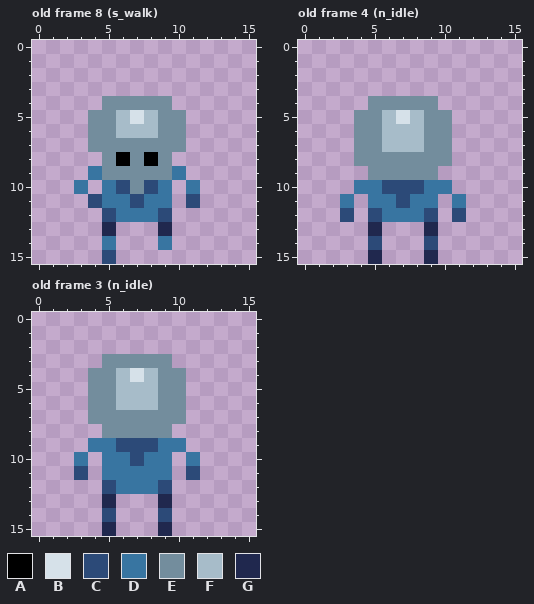
Edited in one commit: pixel-art file (Assets/Sprites/Player/player.aseprite). Above, as it was before the edit.
16x16 pixels, 13 frames. Shown: old frame 8 (s_walk), old frame 4 (n_idle), old frame 3 (n_idle). The commit also changed other frames, which this record leaves out.
Palette (. is transparent): A #000000  B #d6e1e9  C #2c4a78  D #3875a1  E #738d9d  F #a7bcc9  G #20284e
Pixels before, old frame 8 (s_walk), first column x 3:
 4 ..EEEEE..
 5 .EEFBFEE.
 6 .EEFFFEE.
 7 .EEEEEEE.
 8 ..EAEAE..
 9 .DEEEEED.
10 D.DCECD.D
11 .CDDCDD.C
12 ..CDDDC..
13 ..G...G..
14 ..D...D..
15 ..C......
Pixels before, old frame 4 (n_idle), first column x 3:
 4 ..EEEEE..
 5 .EEFBFEE.
 6 .EEFFFEE.
 7 .EEFFFEE.
 8 .EEEEEEE.
 9 ..EEEEE..
10 .DDCCCDD.
11 D.DDCDD.D
12 C.CDDDC.C
13 ..G...G..
14 ..C...C..
15 ..G...G..
Pixels before, old frame 3 (n_idle), first column x 3:
 3 ..EEEEE..
 4 .EEFBFEE.
 5 .EEFFFEE.
 6 .EEFFFEE.
 7 .EEEEEEE.
 8 ..EEEEE..
 9 .DDCCCDD.
10 D.DDCDD.D
11 C.DDDDD.C
12 ..CDDDC..
13 ..G...G..
14 ..C...C..
15 ..G...G..
After the commit:
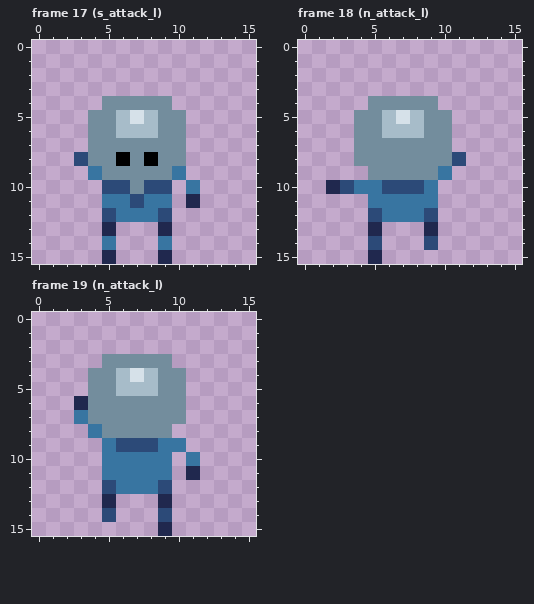
A new or re-ordered frame is compared with the old frame closest to it.
Difference:
frames 13 -> 27
Frame 17 (s_attack_l) is new; against old frame 8 (s_walk):
Colour C is added in row 8 at x 3.
Colour C replaces colour D in row 10 at x 5 and 9.
Colour E is added in row 8 at x 4 and 10.
Colour G is added in row 15 at x 9.
Colour G replaces colour C in row 11 at x 11; in row 15 at x 5.
Colour C is removed in row 11 at x 4.
Colour D is removed in row 10 at x 3.
Frame 18 (n_attack_l) is new; against old frame 4 (n_idle):
Colour C is added in row 8 at x 11; in row 10 at x 3.
Colour D is added in row 9 at x 10.
Colour D replaces colour C in row 11 at x 7.
Colour E replaces colour F in row 7 at x 6 to 8.
Colour G is added in row 10 at x 2.
Colour C is removed in row 12 at x 3 and 11.
Colour D is removed in row 10 at x 10; in row 11 at x 3 and 11.
Colour G is removed in row 15 at x 9.
Frame 19 (n_attack_l) is new; against old frame 3 (n_idle):
Colour D is added in row 7 at x 3; in row 8 at x 4.
Colour D replaces colour C in row 10 at x 7.
Colour E replaces colour F in row 6 at x 6 to 8.
Colour G is added in row 6 at x 3.
Colour G replaces colour C in row 11 at x 11.
Colour C is removed in row 11 at x 3.
Colour D is removed in row 9 at x 4; in row 10 at x 3.
Colour G is removed in row 15 at x 5.
Changed places in both pictures, as pixel boxes (x1, y1, x2, y2):
changed: (74, 152, 116, 208)
changed: (158, 152, 200, 208)
changed: (102, 250, 116, 264)
added: (158, 250, 172, 264)
changed: (326, 138, 466, 264)
changed: (74, 396, 200, 480)
erased: (102, 522, 116, 536)
